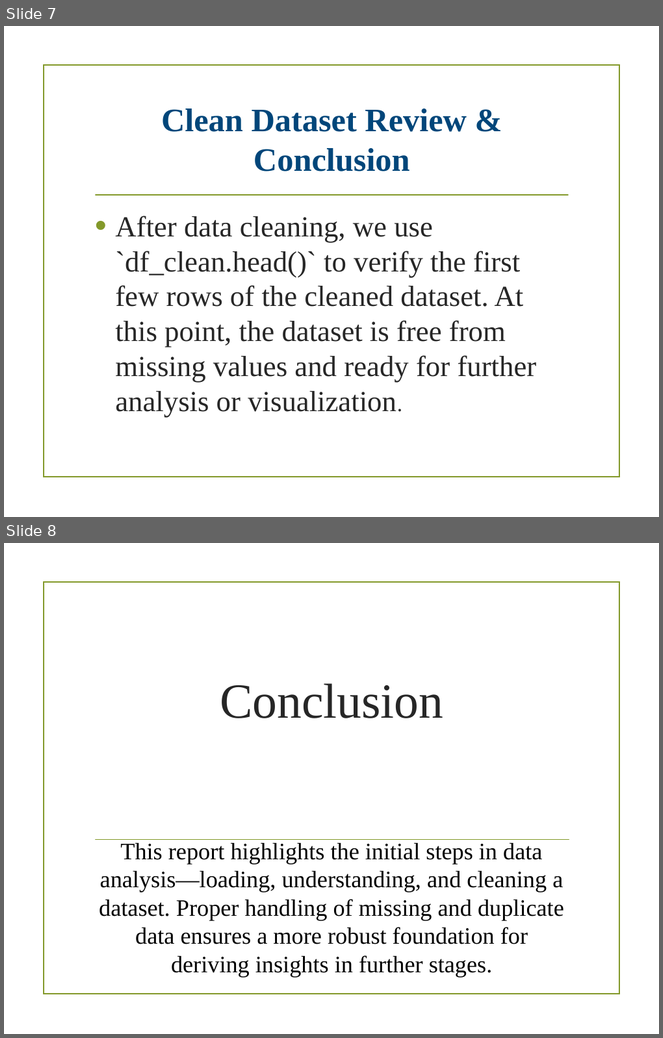
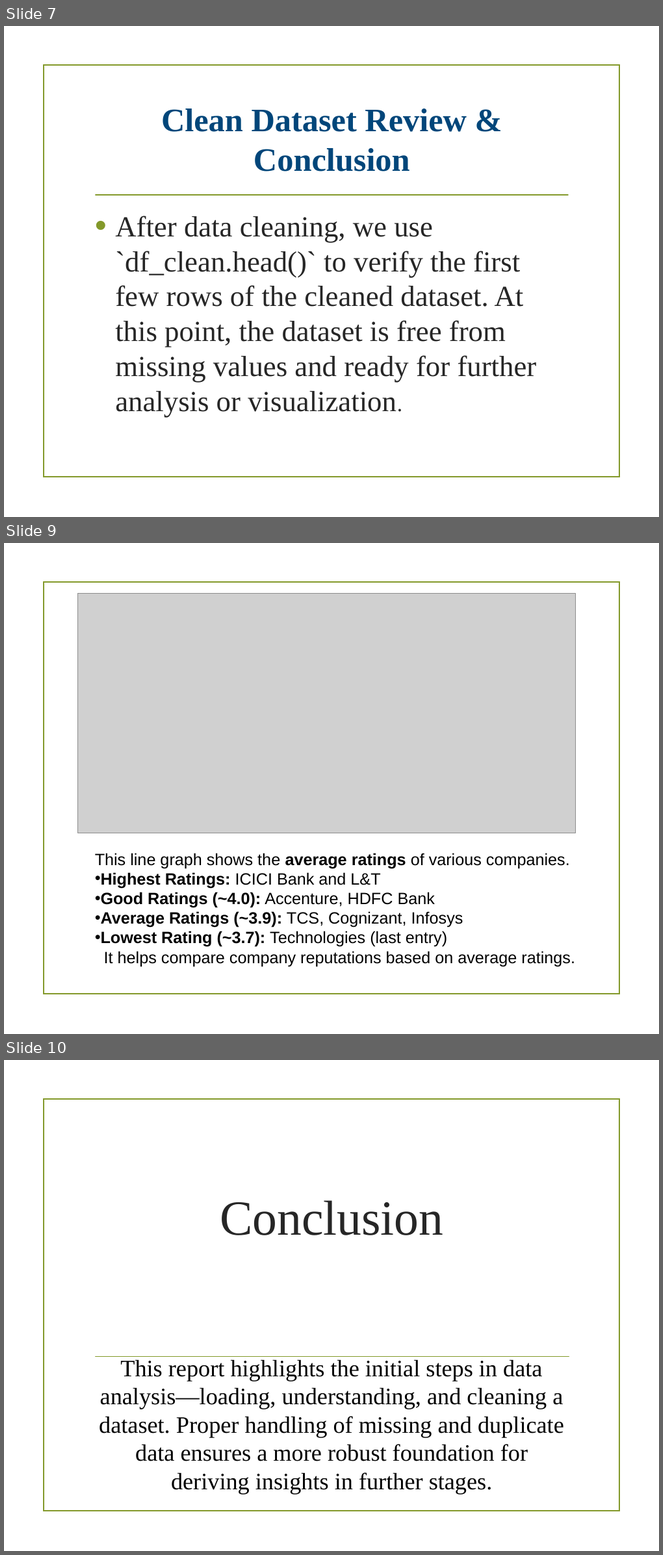
Before and after one commit to sheetalg649/companys-Dataset, a slide deck: Companies.pptx. Shown one above the other, each under a label of ours: slides 7 and 8 before the commit, slides 7, 9 and 10 after it; the slides between them are not shown. The pictures are 663x1038 and 663x1555 pixels, drawn with LibreOffice and Linux fonts; fonts in the diff are those of the drawing; grey boxes stand for pictures; background and template pictures are left out. Boxes give left, top, right and bottom in pixels: in the first picture for what was removed or moved away, otherwise in the second. Text is boxed around its words. In the diff, an @@ line names an element or a change of style, - is before the commit and + after.

```diff
--- a/Companies.pptx
+++ b/Companies.pptx
@@ slide 9 added at [4,543,659,1034], background picture (left out); not listed: 1 template element that a slide beside it also shows @@
@@ picture added at [77,594,575,834] @@
@@ title added at [95,853,575,967], 18 pt, text #000000 @@
+This line graph shows the average ratings of various companies.
+• Highest Ratings: ICICI Bank and L&T
+• Good Ratings (~4.0): Accenture, HDFC Bank
+• Average Ratings (~3.9): TCS, Cognizant, Infosys
+• Lowest Rating (~3.7): Technologies (last entry)
+  It helps compare company reputations based on average ratings.
@@ what was slide 8 is now slide 10 @@
```
Also in this commit, not shown: 2 slides changed, 1 other slide added.
